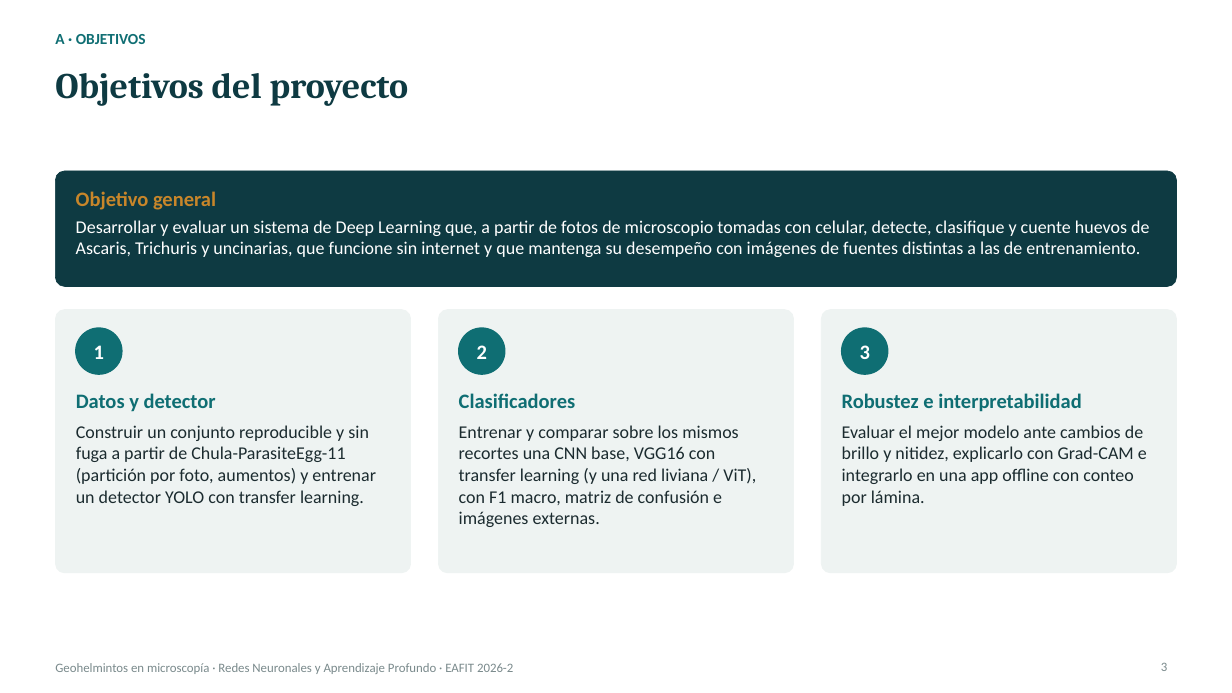
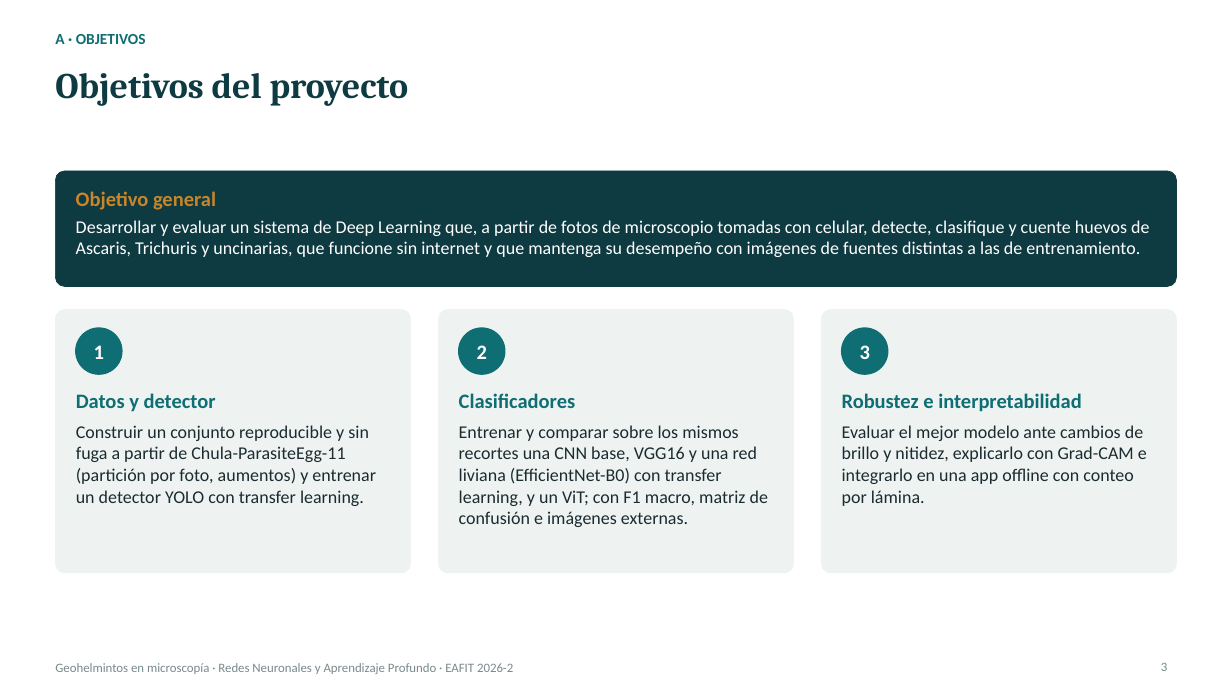
Before and after one commit to Llano0/ParCero_beta, a slide deck: slide 3 of docs/entregas/deep-learning/Presentacion_Geohelmintos_DL.pptx. Drawn at 1232x693 pixels with LibreOffice and Linux fonts; fonts in the diff are those of the drawing. Boxes give left, top, right and bottom in pixels: in the first picture for what was removed or moved away, otherwise in the second. Text is boxed around its words. In the diff, an @@ line names an element or a change of style, - is before the commit and + after.

```diff
--- a/docs/entregas/deep-learning/Presentacion_Geohelmintos_DL.pptx
+++ b/docs/entregas/deep-learning/Presentacion_Geohelmintos_DL.pptx
@@ text at (x1=459, y1=425, x2=768, y2=527): text changed @@
-Entrenar y comparar sobre los mismos recortes una CNN base, VGG16 con transfer learning (y una red liviana / ViT), con F1 macro, matriz de confusión e imágenes externas.
+Entrenar y comparar sobre los mismos recortes una CNN base, VGG16 y una red liviana (EfficientNet-B0) con transfer learning, y un ViT; con F1 macro, matriz de confusión e imágenes externas.
```
Also in this commit, not shown: 17 other slides changed, 2 slides added, 6 other files.
